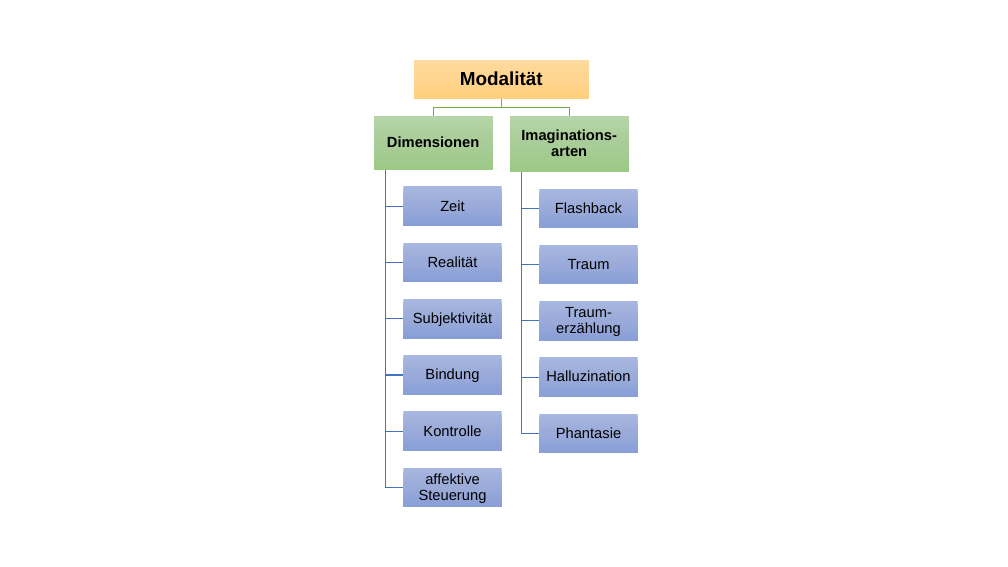
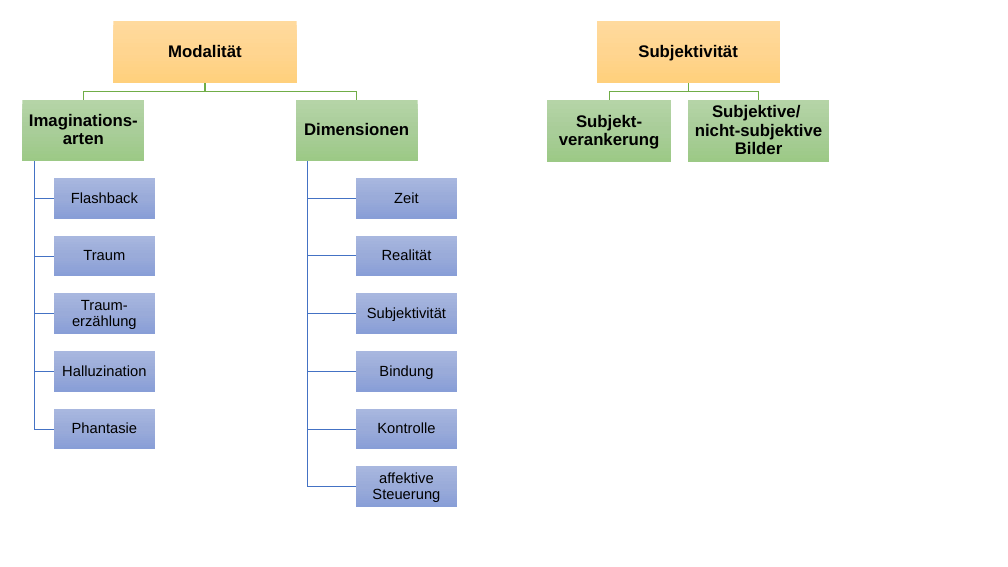
Before and after one commit to dkujnisc/6_semester, a slide deck: slide 1 of 3_SI/Traum/referat/Präsentation1.pptx. Drawn at 1008x567 pixels with LibreOffice and Linux fonts; fonts in the diff are those of the drawing. Boxes give left, top, right and bottom in pixels: in the first picture for what was removed or moved away, otherwise in the second. Text is boxed around its words. In the diff, an @@ line names an element or a change of style, - is before the commit and + after.

Commit message:
KI & Traum
Literatur KI Hausarbeit
Finalisierung Referat

```diff
--- a/3_SI/Traum/referat/Präsentation1.pptx
+++ b/3_SI/Traum/referat/Präsentation1.pptx
@@ text "Modalität": place and size @@
-text "Modalität" at (460,71,543,86)
+text "Modalität" at (168,45,241,57)
@@ text "Modalität" at (168,45,241,57): size 18 to 16 pt @@
@@ rectangle: place and size @@
-rectangle at (414,60,589,99)
+rectangle at (597,21,780,83)
@@ freeform shape: place and size @@
-freeform shape at (501,99,569,116)
+freeform shape at (609,82,689,100)
@@ freeform shape: place and size @@
-freeform shape at (433,99,501,116)
+freeform shape at (688,82,758,100)
@@ text "Imaginations-arten" at (29,114,138,144): size 14 to 16 pt @@
@@ text "Imaginations-arten": place and size @@
-text "Imaginations-arten" at (521,129,617,156)
+text "Imaginations-arten" at (29,114,138,144)
@@ text "Dimensionen": place and size @@
-text "Dimensionen" at (387,136,479,147)
+text "Dimensionen" at (304,123,409,135)
@@ text "Dimensionen" at (304,123,409,135): size 14 to 16 pt @@
@@ rectangle: place and size @@
-rectangle at (374,116,493,169)
+rectangle at (296,100,418,161)
@@ rectangle: place and size @@
-rectangle at (510,116,629,172)
+rectangle at (547,100,671,162)
@@ group added at (23,21,830,162): 3 rectangles, 3 texts, 2 freeform shapes @@
+Subjektivität
+Subjekt-verankerung
+Subjektive/
+nicht-subjektive Bilder
@@ 3 texts, 2 freeform shapes: place and size @@
-3 texts, 2 freeform shapes at (522,172,622,336)
+3 texts, 2 freeform shapes at (35,161,138,329)
@@ freeform shape: place and size @@
-freeform shape at (522,172,540,433)
+freeform shape at (35,161,54,430)
@@ freeform shape: place and size @@
-freeform shape at (522,172,540,377)
+freeform shape at (35,161,54,371)
@@ freeform shape: place and size @@
-freeform shape at (522,172,540,321)
+freeform shape at (35,161,54,314)
@@ rectangle: place and size @@
-rectangle at (540,414,638,453)
+rectangle at (54,178,155,219)
@@ freeform shape: place and size @@
-freeform shape at (386,170,404,488)
+freeform shape at (308,161,356,487)
@@ freeform shape: place and size @@
-freeform shape at (386,170,404,432)
+freeform shape at (308,161,356,430)
@@ freeform shape: place and size @@
-freeform shape at (386,170,404,375)
+freeform shape at (308,161,356,371)
@@ freeform shape: place and size @@
-freeform shape at (386,170,404,319)
+freeform shape at (308,161,356,314)
@@ freeform shape: place and size @@
-freeform shape at (386,170,404,263)
+freeform shape at (308,161,356,256)
@@ freeform shape: place and size @@
-freeform shape at (386,170,404,206)
+freeform shape at (308,161,356,198)
@@ text "Zeit": place and size @@
-text "Zeit" at (440,200,465,211)
+text "Zeit" at (394,192,419,203)
@@ rectangle: place and size @@
-rectangle at (404,187,502,226)
+rectangle at (356,178,457,219)
@@ rectangle: place and size @@
-rectangle at (540,301,638,340)
+rectangle at (54,236,155,277)
@@ 3 texts, 3 rectangles: place and size @@
-3 texts, 3 rectangles at (404,243,502,395)
+3 texts, 3 rectangles at (356,236,457,392)
@@ rectangle: place and size @@
-rectangle at (540,358,638,397)
+rectangle at (54,293,155,334)
@@ text "Halluzination": place and size @@
-text "Halluzination" at (546,370,630,381)
+text "Halluzination" at (62,365,146,376)
@@ rectangle: place and size @@
-rectangle at (540,188,638,228)
+rectangle at (54,352,155,392)
@@ text "Phantasie": place and size @@
-text "Phantasie" at (556,427,621,438)
+text "Phantasie" at (72,422,137,433)
@@ rectangle: place and size @@
-rectangle at (540,245,638,284)
+rectangle at (54,409,155,450)
@@ 2 texts, 2 rectangles: place and size @@
-2 texts, 2 rectangles at (404,411,502,507)
+2 texts, 2 rectangles at (356,409,457,507)
```
Also in this commit, not shown: 40 other files.
